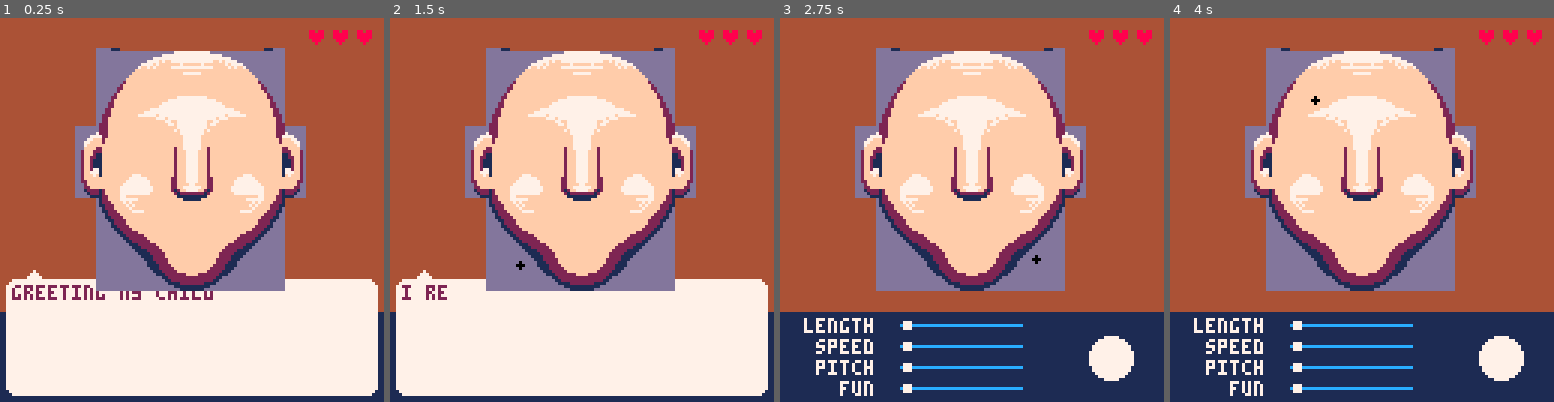
Above: before the commit, frames 1-4 (left to right).
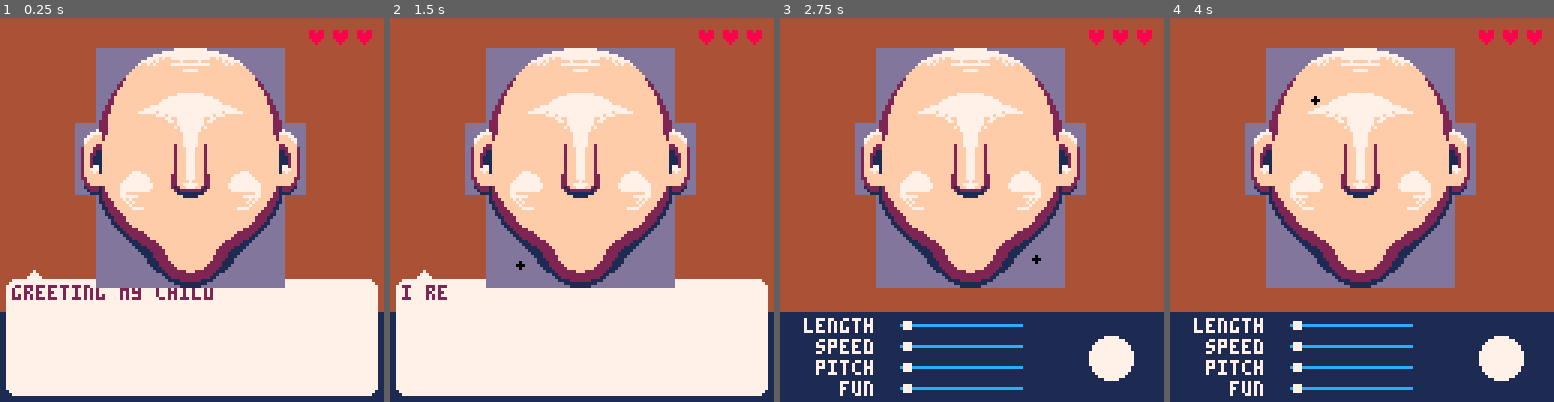
Above: after the commit, the same moments.

Repository: Alfie-Edwards/game-boys
Game: PICO-8 cartridge game.p8
Same seed, same stepped clock (60 frames per second), same inputs: the game is played once before the commit and once after it.
Inputs (mouse positions are in pixels of both pictures, inside the frame that each line leads up to):
- Up to frame 1 (0.25 s): no input
- Up to frame 2 (1.5 s): tap O (Z key) at 0.33, 0.7, 1.43 s; click (459, 121) at 0.67 s; tap X (X key) at 1.07 s; click (520, 267) at 1.22 s
- Up to frame 3 (2.75 s): click (975, 114) at 1.77 s; tap X (X key) at 2.07, 2.4, 2.73 s; tap O (Z key) at 2.22 s; click (1037, 259) at 2.32 s
- Up to frame 4 (4 s): click (1492, 106) at 2.87 s; tap X (X key) at 3.07, 3.4, 3.73 s; tap O (Z key) at 3.1, 3.98 s; click (1254, 256) at 3.42 s; click (1315, 102) at 3.97 s

The runs differ from the first frame. In frame 1, 5.7% of the frame differs, in the area x 19-80%, y 7-72%; in frame 2, 5.7%; in frame 3, 5.7%; in frame 4, 5.7%.

Commit message:
Fixing alignment bug

Diff:
--- a/face.lua
+++ b/face.lua
@@ -1,10 +1,10 @@
 function draw_rotated_anticlockwise(x, y, w_tiles, h_tiles, map_x, map_y, flip_y)
 	if (flip_y == nil) flip_y = false
 
-	local w_px = w_tiles * 8
-	local h_px = h_tiles * 8
+	local w_px = w_tiles * 8 - 1
+	local h_px = h_tiles * 8 - 1
 
-	for i = 0, h_px - 1 do
+	for i = 0, h_px do
 		local map_y_idx = flip_y and (h_px - i)/8 or i/8
 		tline(
 			x + i, (y + w_px),
@@ -17,10 +17,10 @@
 function draw_rotated_clockwise(x, y, w_tiles, h_tiles, map_x, map_y, flip_y)
 	if (flip_y == nil) flip_y = false
 
-	local w_px = w_tiles * 8
-	local h_px = h_tiles * 8
+	local w_px = w_tiles * 8 - 1
+	local h_px = h_tiles * 8 - 1
 
-	for i = 0, h_px - 1 do
+	for i = 0, h_px do
 		local map_y_idx = flip_y and (h_px - i)/8 or i/8
 		tline(
 			x + i, y,
